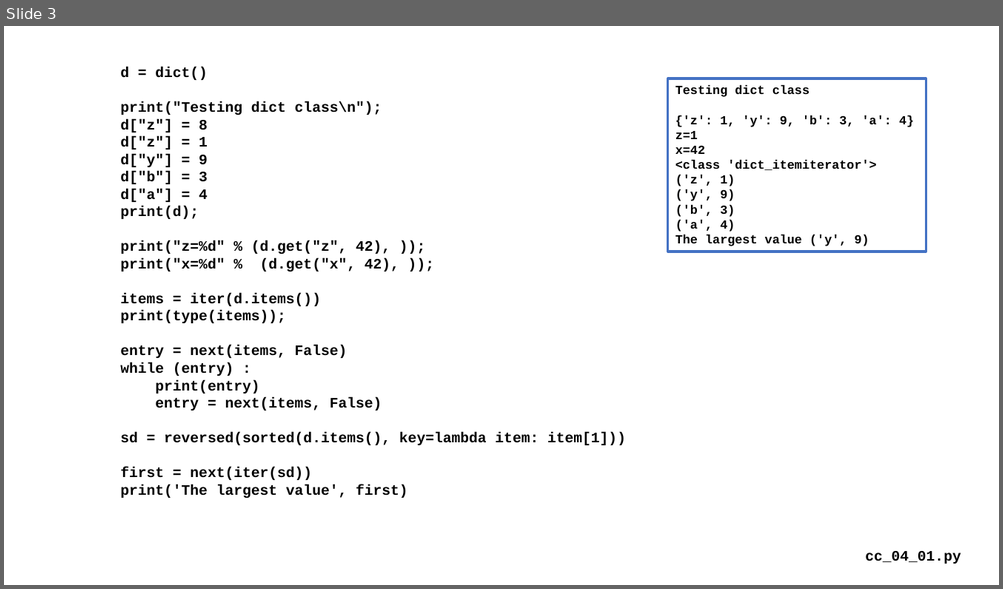
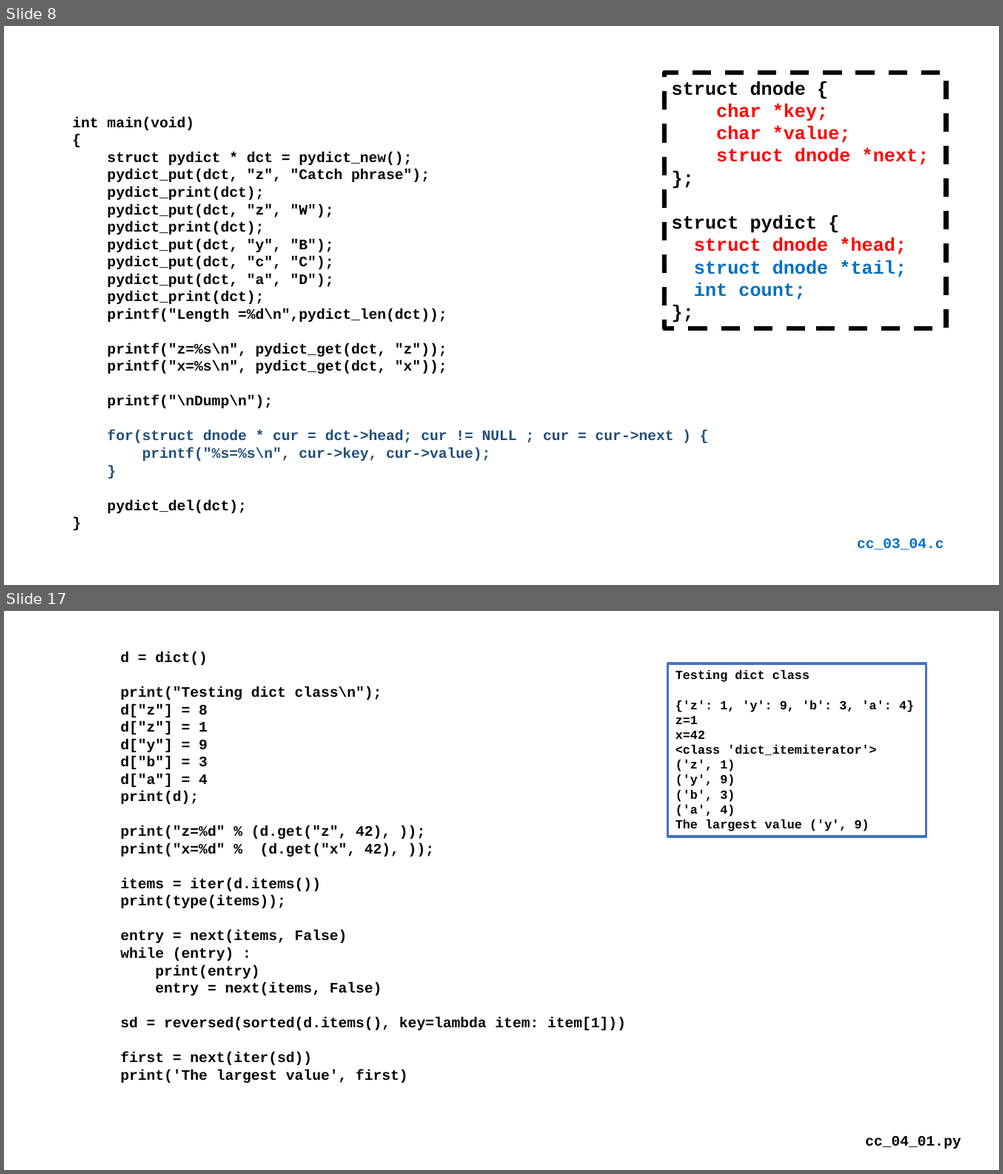
Before and after one commit to csev/cc4e, a slide deck: lectures/CC-04-Maps.pptx. Shown one above the other, each under a label of ours: slide 3 before the commit, slides 8 and 17 after it; the slides between them are not shown. The pictures are 1003x589 and 1003x1174 pixels, drawn with LibreOffice and Linux fonts; fonts in the diff are those of the drawing. Boxes give left, top, right and bottom in pixels: in the first picture for what was removed or moved away, otherwise in the second. Text is boxed around its words. In the diff, an @@ line names an element or a change of style, - is before the commit and + after.

```diff
--- a/lectures/CC-04-Maps.pptx
+++ b/lectures/CC-04-Maps.pptx
@@ slide 8 added at (4,26,999,585), background #FFFFFF @@
@@ rectangle added at (664,73,946,329), outline #000000 4.5 pt dashed, 18 pt, text #FF0000, bold @@
+struct dnode {
+char *key;
+char *value;
+struct dnode *next;
+};
+struct pydict {
+struct dnode *head;
+struct dnode *tail;
+int count;
+};
@@ text added at (72,117,674,514), 14 pt, text #000000, bold @@
+int main(void)
+{
+struct pydict * dct = pydict_new();
+pydict_put(dct, "z", "Catch phrase");
+pydict_print(dct);
+pydict_put(dct, "z", "W");
+pydict_print(dct);
+pydict_put(dct, "y", "B");
+pydict_put(dct, "c", "C");
+pydict_put(dct, "a", "D");
+pydict_print(dct);
+printf("Length =%d\n",pydict_len(dct));
+printf("z=%s\n", pydict_get(dct, "z"));
+printf("x=%s\n", pydict_get(dct, "x"));
+printf("\nDump\n");
+for(struct dnode * cur = dct->head; cur != NULL ; cur = cur->next ) {
+printf("%s=%s\n", cur->key, cur->value);
+}
+pydict_del(dct);
+}
@@ text added at (856,539,944,550), 14 pt, text #0070C0, bold @@
+cc_03_04.c
@@ what was slide 3 is now slide 17 @@
```
Also in this commit, not shown: 2 slides changed, 14 other slides added, 1 slide removed, 7 other files.
